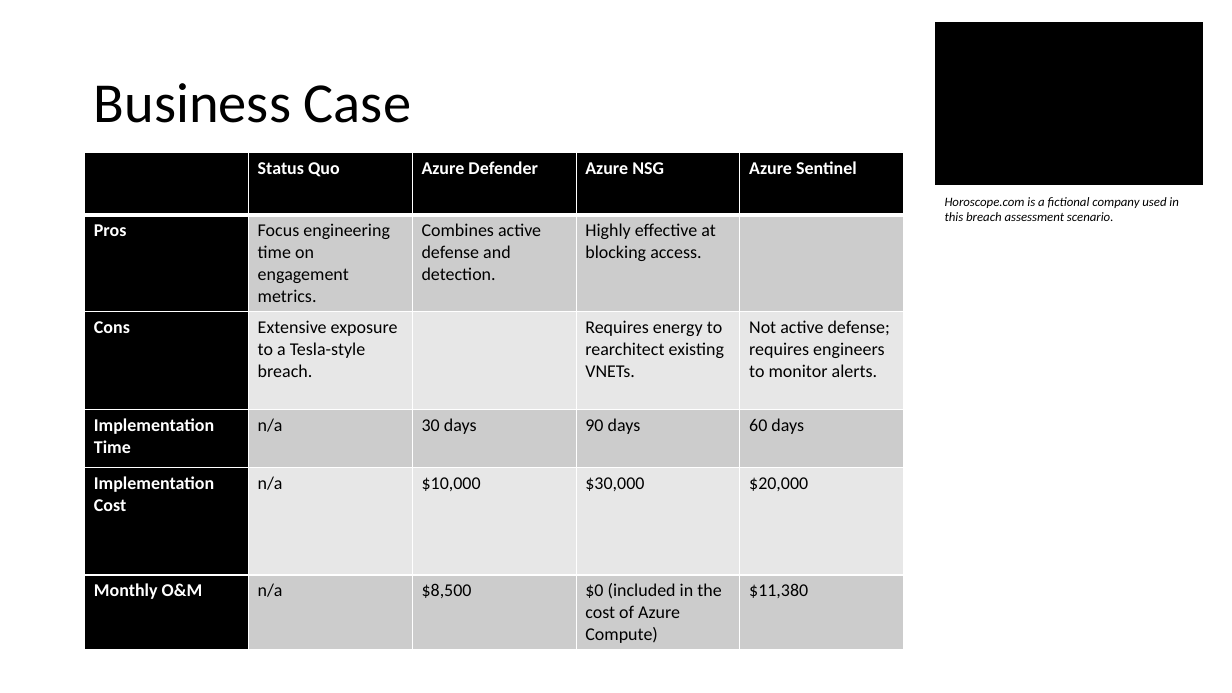
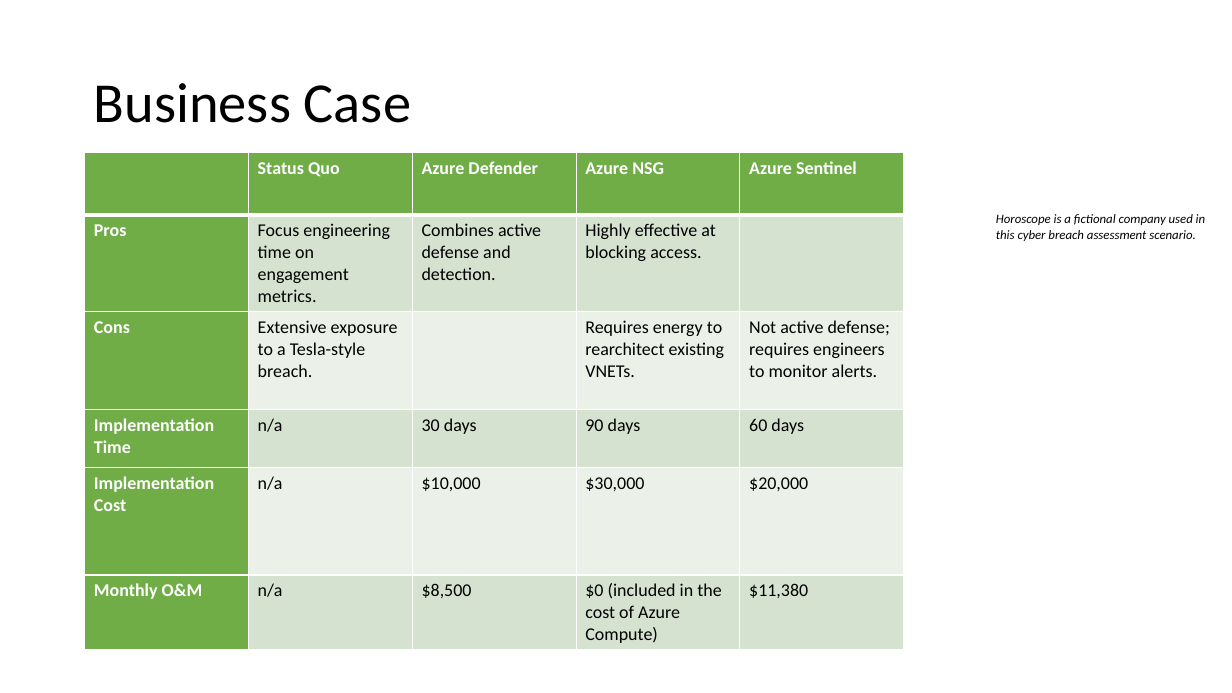
Before and after one commit to center-for-threat-informed-defense/attack-flow, a slide deck: slide 2 of docs/CEO_Scenario.pptx. Drawn at 1232x693 pixels with LibreOffice and Linux fonts; fonts in the diff are those of the drawing; background and template pictures are left out. Boxes give left, top, right and bottom in pixels: in the first picture for what was removed or moved away, otherwise in the second. Text is boxed around its words. In the diff, an @@ line names an element or a change of style, - is before the commit and + after.

Commit message:
Rename horoscope.com -> horoscope.example.com
Update a few other places in the text, and also update the logo in the
slides.

```diff
--- a/docs/CEO_Scenario.pptx
+++ b/docs/CEO_Scenario.pptx
@@ rectangle removed at [935,23,1202,185] @@
@@ table at [85,153,903,649] @@
@@ fill #000000 to #70AD47 in 10 cells @@
@@ fill #CCCCCC to #D5E3CF in 12 cells @@
@@ fill #E7E7E7 to #EBF1E9 in 8 cells @@
@@ text at [996,214,1206,241]: text changed @@
-Horoscope.com is a fictional company used in this breach assessment scenario.
+Horoscope is a fictional company used in this cyber breach assessment scenario.
```
Also in this commit, not shown: 1 other slide changed, 5 other files.
